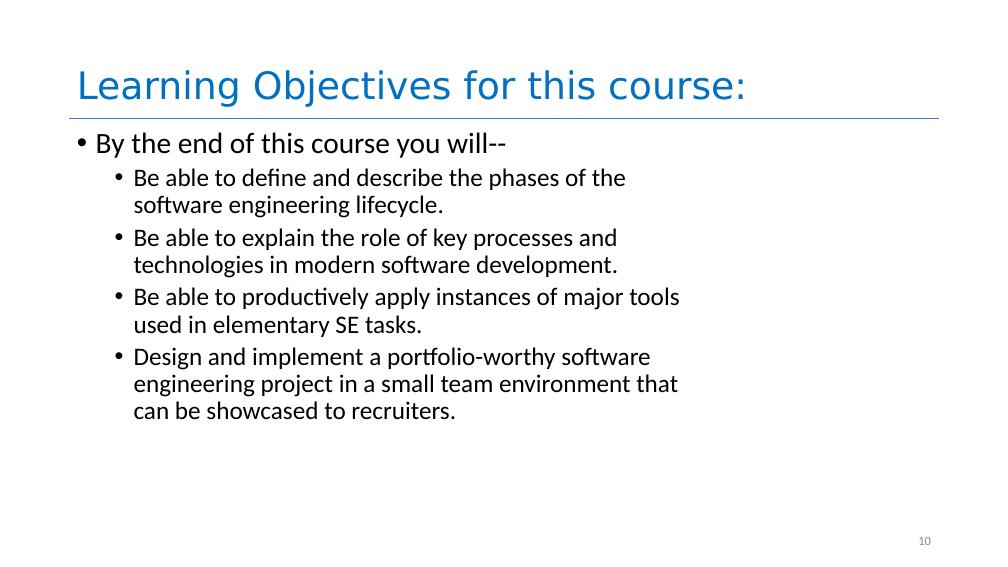
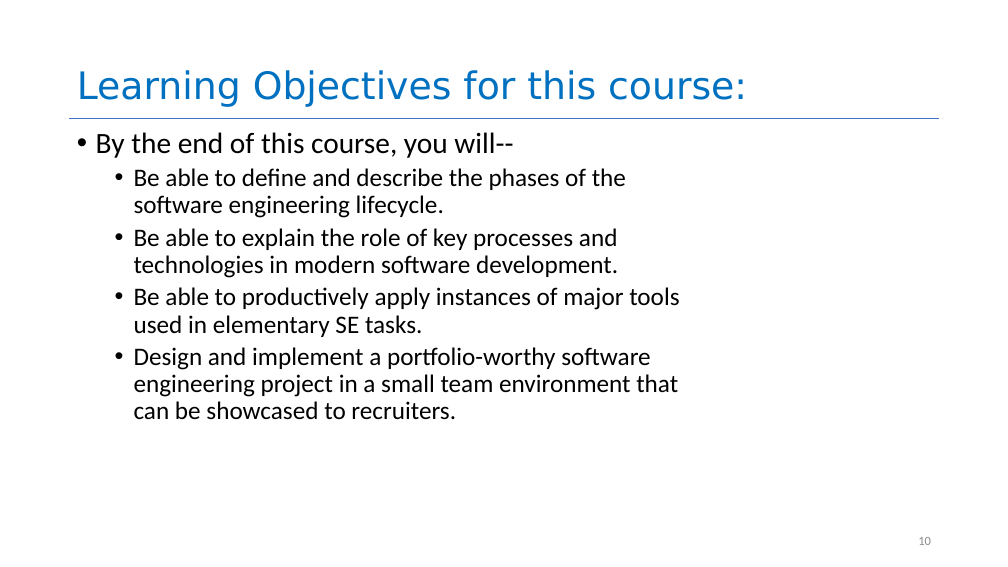
Before and after one commit to neu-se/CS4530-Fall-2022, a slide deck: slide 10 of Slides/Lesson 1.1 Course Introduction.pptx. Drawn at 1008x567 pixels with LibreOffice and Linux fonts; fonts in the diff are those of the drawing. Boxes give left, top, right and bottom in pixels: in the first picture for what was removed or moved away, otherwise in the second. Text is boxed around its words. In the diff, an @@ line names an element or a change of style, - is before the commit and + after.

```diff
--- a/Slides/Lesson 1.1 Course Introduction.pptx
+++ b/Slides/Lesson 1.1 Course Introduction.pptx
@@ text at [96,132,513,158]: text changed @@
-• By the end of this course you will--
+• By the end of this course, you will--
```
Also in this commit, not shown: 6 other slides changed, 2 other files.
